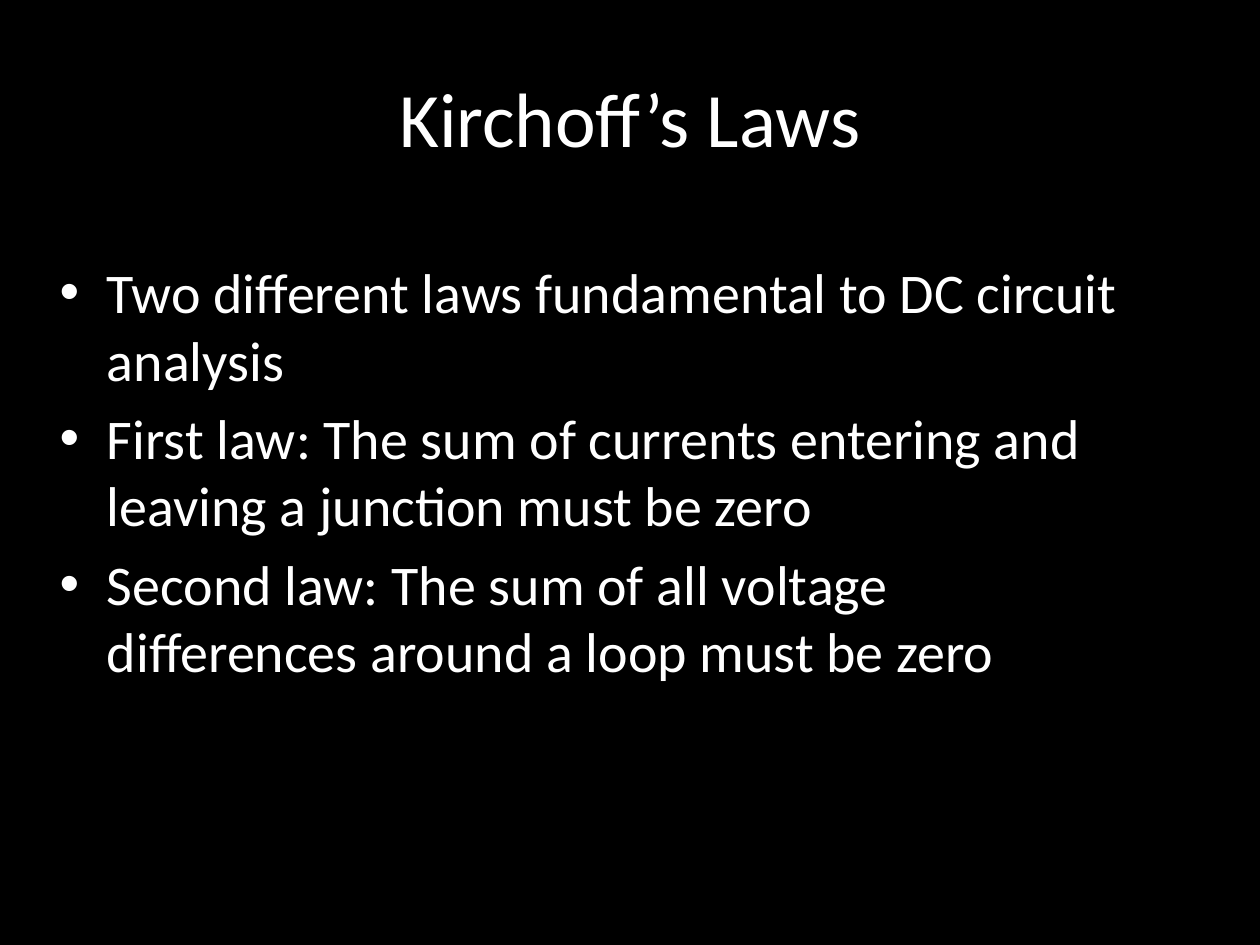
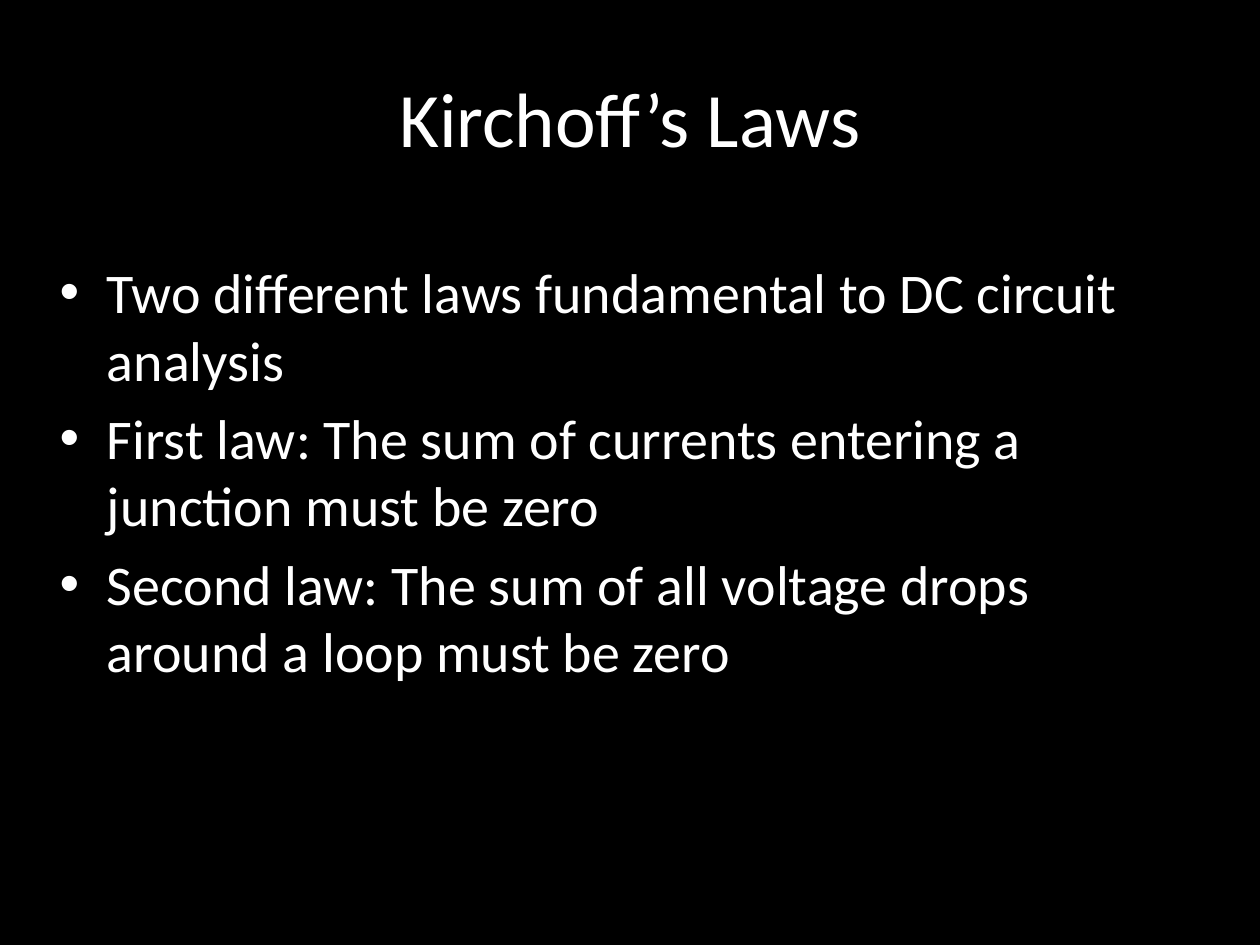
Before and after one commit to carlosgj/FRC-Training, a slide deck: slide 17 of Electronics 101.pptx. Drawn at 1260x945 pixels with LibreOffice and Linux fonts; fonts in the diff are those of the drawing; background and template pictures are left out. Boxes give left, top, right and bottom in pixels: in the first picture for what was removed or moved away, otherwise in the second. Text is boxed around its words. In the diff, an @@ line names an element or a change of style, - is before the commit and + after.

Commit message:
More electronics work (fleshed out Kirchoff, added LED stuff)

```diff
--- a/Electronics 101.pptx
+++ b/Electronics 101.pptx
@@ text at box(107, 420, 1029, 681): text changed @@
-• First law: The sum of currents entering and leaving a junction must be zero
-• Second law: The sum of all voltage differences around a loop must be zero
+• First law: The sum of currents entering a junction must be zero
+• Second law: The sum of all voltage drops around a loop must be zero
```
Also in this commit, not shown: 5 other slides changed, 7 slides added, 1 slide removed, 1 other file.
